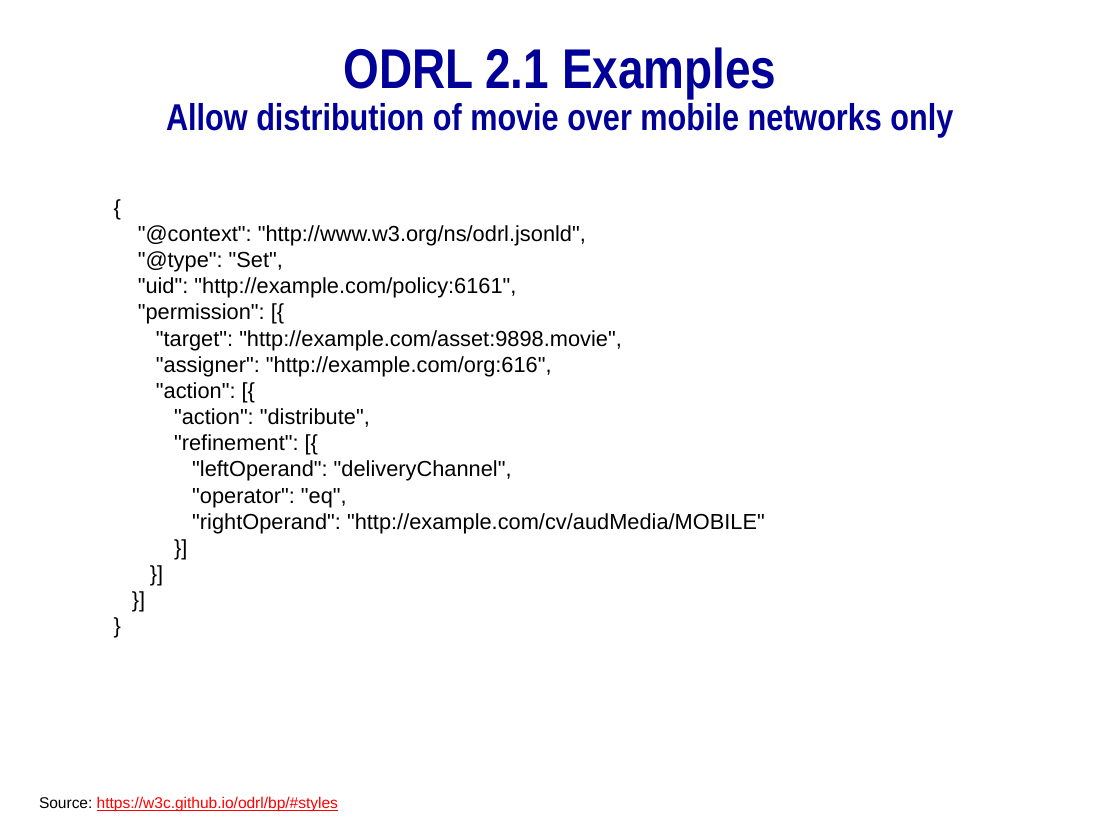
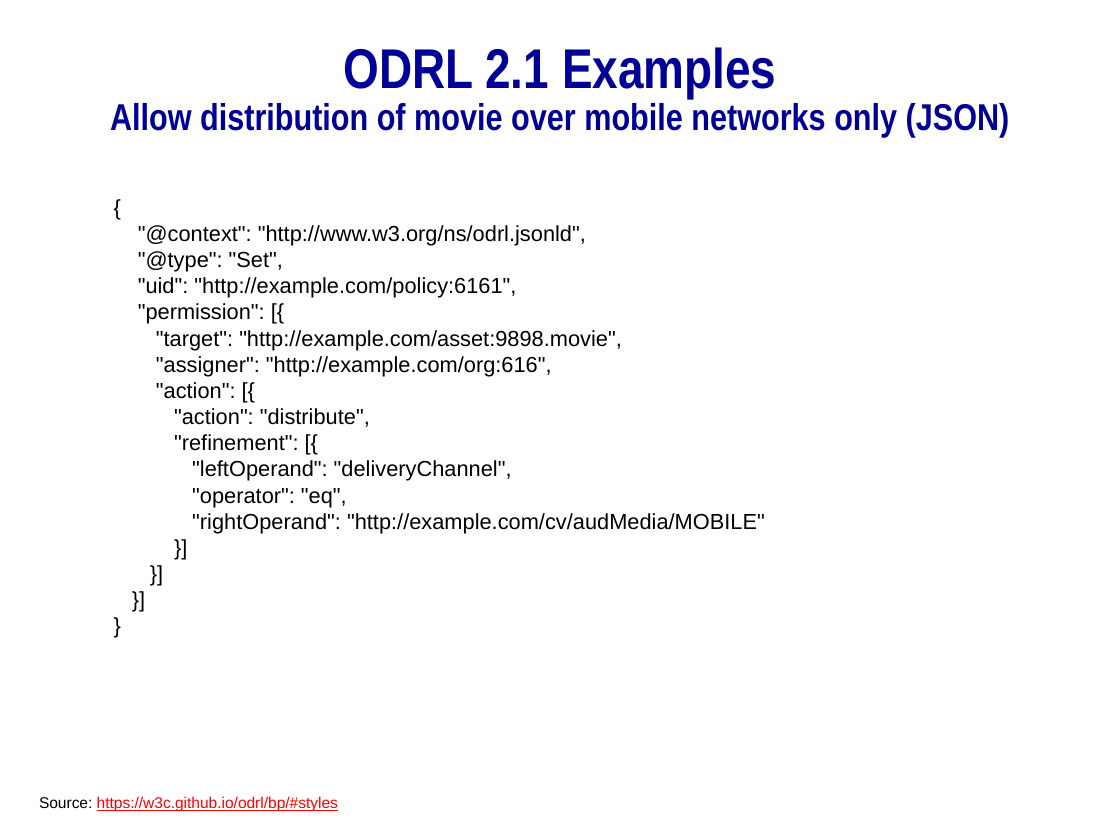
Before and after one commit to mitmedialab/2019-MIT-Computational-Law-Course, a slide deck: slide 21 of Presentations/Rights Expression Languages.pptx. Drawn at 1120x840 pixels with LibreOffice and Linux fonts; fonts in the diff are those of the drawing; background and template pictures are left out. Boxes give left, top, right and bottom in pixels: in the first picture for what was removed or moved away, otherwise in the second. Text is boxed around its words. In the diff, an @@ line names an element or a change of style, - is before the commit and + after.

```diff
--- a/Presentations/Rights Expression Languages.pptx
+++ b/Presentations/Rights Expression Languages.pptx
@@ title at (110,47,1010,137): text changed @@
-ODRL 2.1 Examples
-Allow distribution of movie over mobile networks only
+ODRL 2.1 Examples
+Allow distribution of movie over mobile networks only (JSON)
```
Also in this commit, not shown: 12 other slides changed, 8 slides added, 2 slides removed, 1 other file.
